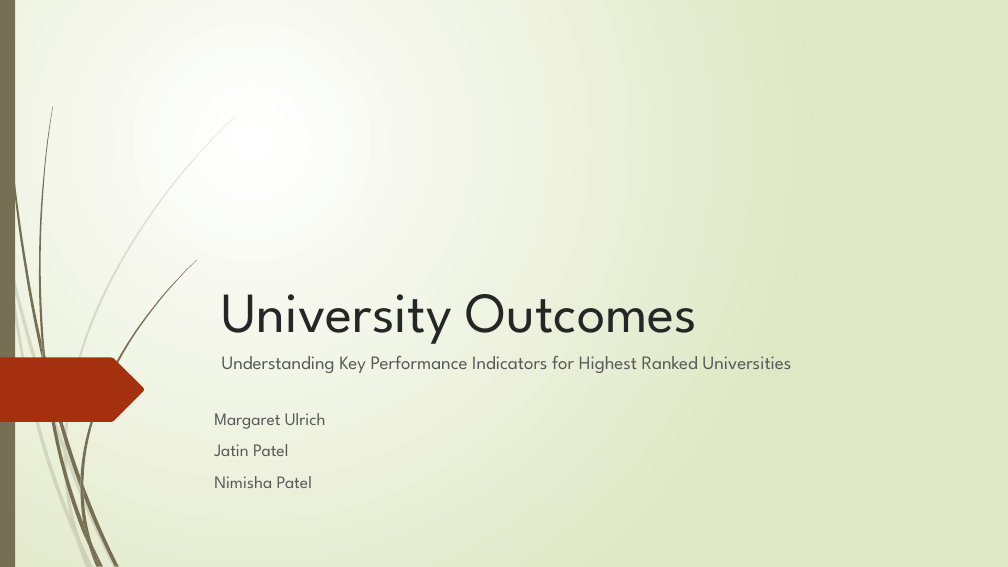
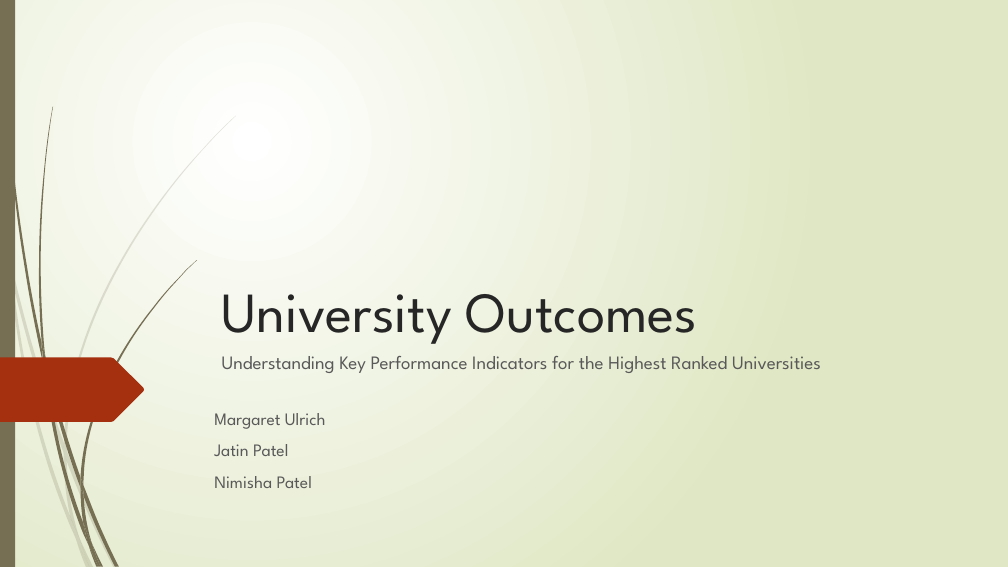
Before and after one commit to nimisha727/Group-Two-Project-One, a slide deck: slide 1 of University outcomes.pptx. Drawn at 1008x567 pixels with LibreOffice and Linux fonts; fonts in the diff are those of the drawing. Boxes give left, top, right and bottom in pixels: in the first picture for what was removed or moved away, otherwise in the second. Text is boxed around its words. In the diff, an @@ line names an element or a change of style, - is before the commit and + after.

```diff
--- a/University outcomes.pptx
+++ b/University outcomes.pptx
@@ subtitle at <box>222,356,821,373</box>: text changed @@
-Understanding Key Performance Indicators for Highest Ranked Universities
+Understanding Key Performance Indicators for the Highest Ranked Universities
```
Also in this commit, not shown: 3 other slides changed, 4 slides added, 1 slide removed.
